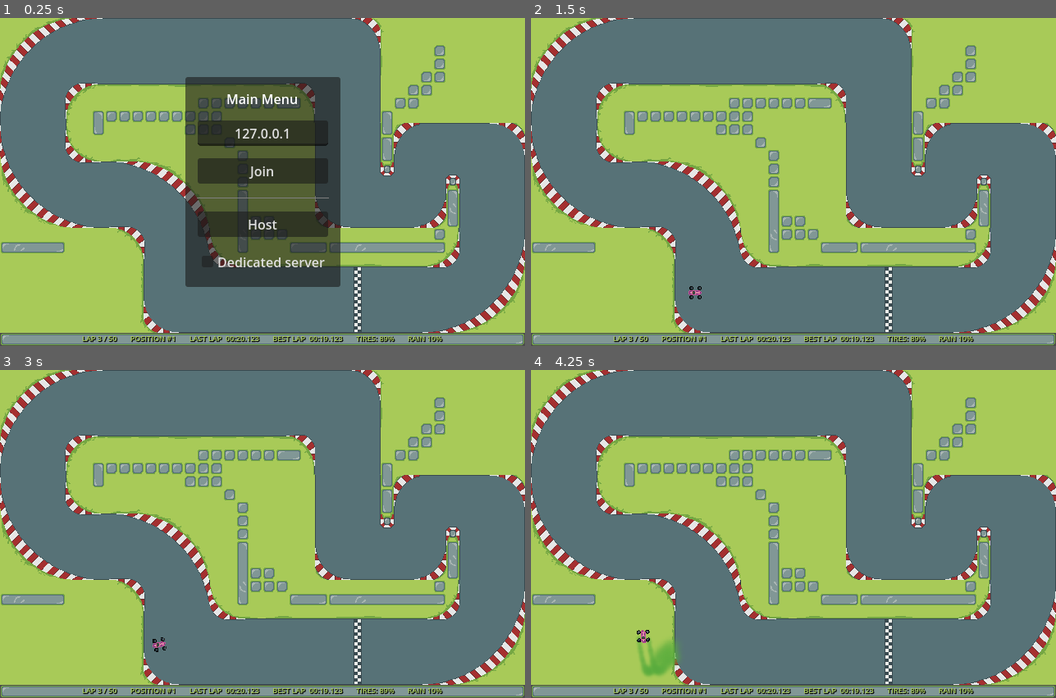
Above: before the commit, frames 1-4 (two rows, left to right).
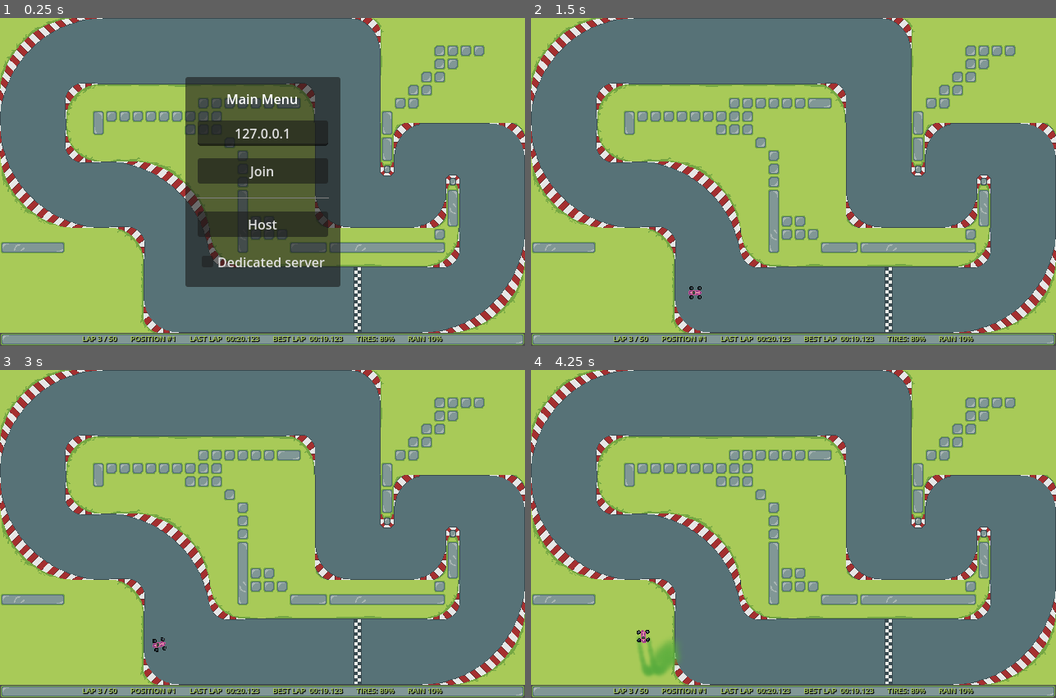
Above: after the commit, the same moments.

Repository: itjope/slide-on-slicks
Game: Godot game, scene res://world.tscn
Two runs of this game, one before a commit and one after it. Both use one fixed random seed, a clock stepped at 60 frames per second and the inputs below.
Inputs:
- Up to frame 1 (0.25 s): no input
- Up to frame 2 (1.5 s): tap Enter at 0.5 s; hold Right (steerRight) 0.53-1.25 s; hold Down (break) 0.53-1.25 s; click "Host" at 1.25 s
- Up to frame 3 (3 s): tap Space (kryckan) at 2, 2.1 s; hold Left (steerLeft) 2.03-2.78 s; tap Enter at 2.75 s; hold Right (steerRight) from 2.78 s (still down); hold Down (break) from 2.78 s (still down)
- Up to frame 4 (4.25 s): release Right (steerRight) at 3.53 s; release Down (break) at 3.53 s; hold Up (accelerate) from 3.53 s (still down); tap Space (kryckan) at 3.6 s

The runs differ from the first frame. In frame 1, 0.3% of the frame differs, in the area x 85-93%, y 8-16%; in frame 2, 0.3%; in frame 3, 0.3%; in frame 4, 0.3%.

Commit message:
Fix start penalty

Diff:
--- a/Car.gd
+++ b/Car.gd
@@ -94,7 +94,6 @@
 
 	if jumped_start > 0:
 		acceleration = acceleration * 0.5
-		jumped_start = jumped_start - 1
 
 	steer_direction = turn * deg_to_rad(steering_angle)
 
@@ -169,8 +168,12 @@
 	if race_state == race_states.GRID:
 		velocity = Vector2.ZERO
 		if Input.is_action_pressed("accelerate"):
-			jumped_start = min(jumped_start + 1, 50)
-		return
+			jumped_start = min(jumped_start + 2, 50)
+		else:
+			jumped_start = max(jumped_start - 1, 0)
+		return
+	else:
+		jumped_start = max(jumped_start - 1, 0)
 
 	acceleration = Vector2.ZERO
 	get_input()
--- a/car.gd
+++ b/car.gd
@@ -94,7 +94,6 @@
 
 	if jumped_start > 0:
 		acceleration = acceleration * 0.5
-		jumped_start = jumped_start - 1
 
 	steer_direction = turn * deg_to_rad(steering_angle)
 
@@ -169,8 +168,12 @@
 	if race_state == race_states.GRID:
 		velocity = Vector2.ZERO
 		if Input.is_action_pressed("accelerate"):
-			jumped_start = min(jumped_start + 1, 50)
-		return
+			jumped_start = min(jumped_start + 2, 50)
+		else:
+			jumped_start = max(jumped_start - 1, 0)
+		return
+	else:
+		jumped_start = max(jumped_start - 1, 0)
 
 	acceleration = Vector2.ZERO
 	get_input()
--- a/player.tscn
+++ b/player.tscn
@@ -208,6 +208,8 @@
 position = Vector2(-36, 375)
 motion_mode = 1
 script = ExtResource("1_ttov1")
+emit_grass_left = null
+emit_grass_right = null
 
 [node name="CollisionShape2D" type="CollisionShape2D" parent="."]
 rotation = 1.5708
--- a/track1.tscn
+++ b/track1.tscn
@@ -182,4 +182,4 @@
 [node name="TileMap2" type="TileMap" parent="."]
 tile_set = SubResource("TileSet_7ah0t")
 format = 2
-layer_0/tile_data = PackedInt32Array(1114138, 65536, 1, 1114 …(1812 unchanged characters)… 072, 1, 983074, 131072, 2, 1048609, 0, 0)
+layer_0/tile_data = PackedInt32Array(1114138, 65536, 1, 1114 …(1812 unchanged characters)… 072, 1, 983074, 131072, 2, 1048609, 0, 0, 196642, 0, 0, 131107, 0, 0, 131108, 0, 0, 131106, 0, 0)
Not shown, changed: export_presets.cfg
